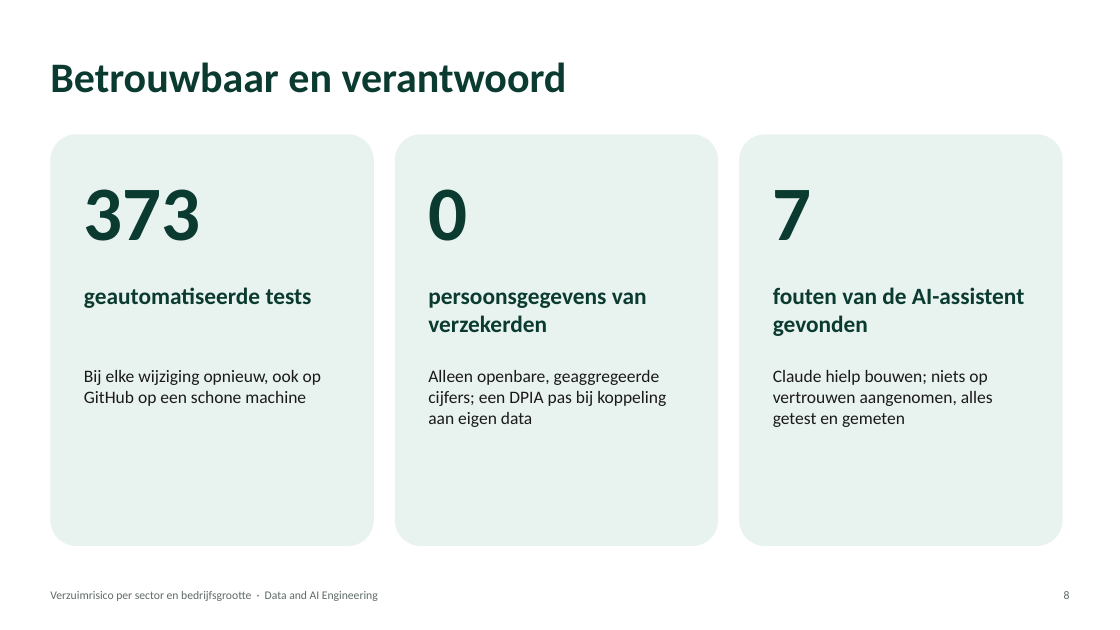
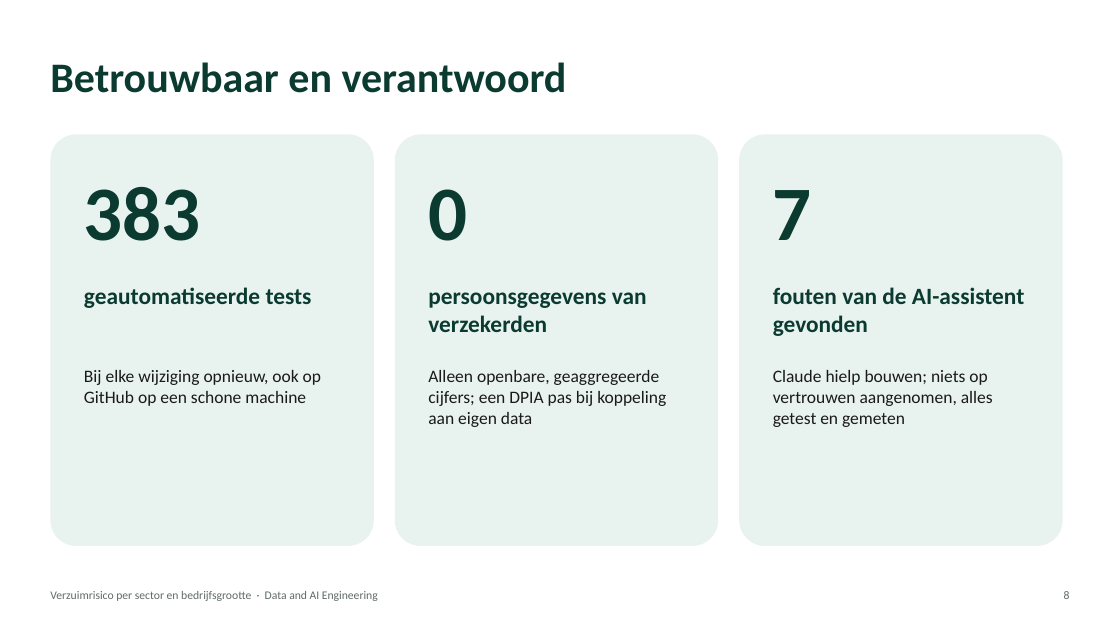
Before and after one commit to stefancodecommit/AOV_Lakehouse, a slide deck: slide 9 of docs/presentatie.pptx. Drawn at 1120x630 pixels with LibreOffice and Linux fonts; fonts in the diff are those of the drawing. Boxes give left, top, right and bottom in pixels: in the first picture for what was removed or moved away, otherwise in the second. Text is boxed around its words. In the diff, an @@ line names an element or a change of style, - is before the commit and + after.

```diff
--- a/docs/presentatie.pptx
+++ b/docs/presentatie.pptx
@@ text at (84,187,201,241): text changed @@
-373
+383
```
Also in this commit, not shown: 28 other files.
